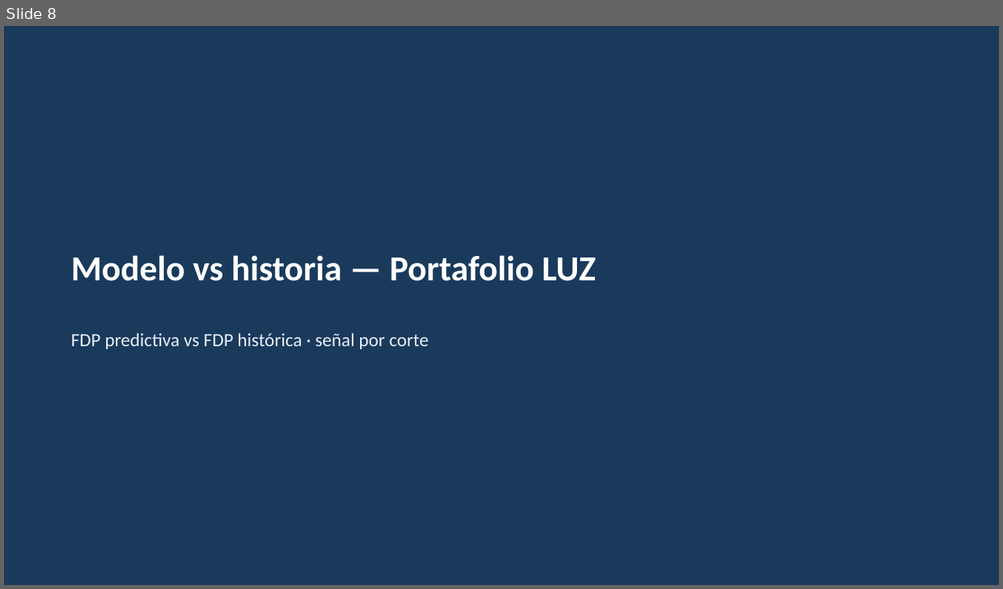
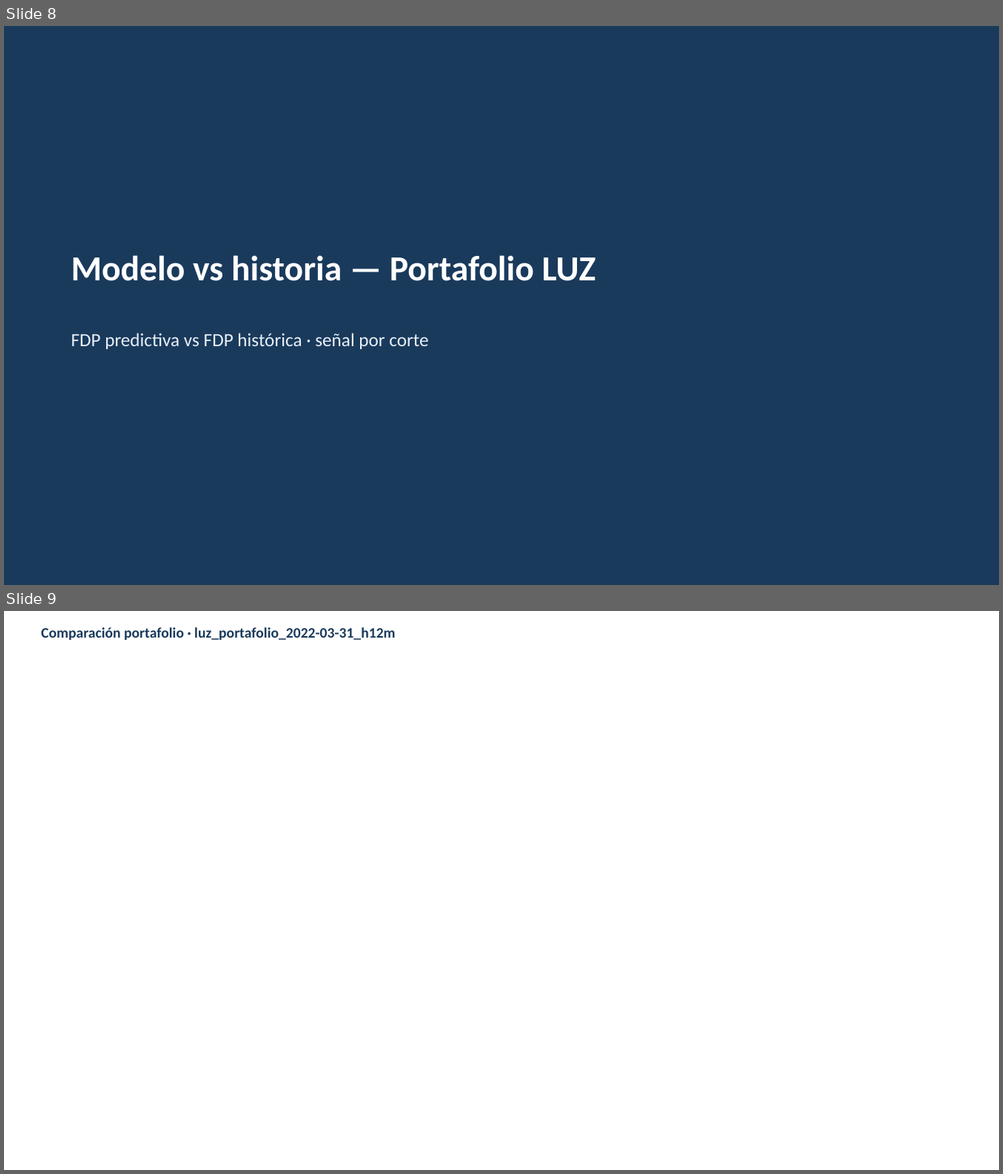
Before and after one commit to andresborrerom/credito_Panama, a slide deck: docs/producto_b/outputs/deck_producto_b_2026-06-16.pptx. Shown one above the other, each under a label of ours: slide 8 before the commit, slides 8 and 9 after it. The pictures are 1003x589 and 1003x1174 pixels, drawn with LibreOffice and Linux fonts; fonts in the diff are those of the drawing; background and template pictures are left out. Boxes give left, top, right and bottom in pixels: in the first picture for what was removed or moved away, otherwise in the second. Text is boxed around its words. In the diff, an @@ line names an element or a change of style, - is before the commit and + after.

```diff
--- a/docs/producto_b/outputs/deck_producto_b_2026-06-16.pptx
+++ b/docs/producto_b/outputs/deck_producto_b_2026-06-16.pptx
@@ slide 9 added at <box>4,611,999,1170</box>, background picture (left out) @@
@@ text added at <box>41,627,395,640</box>, 14 pt, text #1A3A5C, bold @@
+Comparación portafolio · luz_portafolio_2022-03-31_h12m
```
Also in this commit, not shown: 2 other slides added, 2 other files.
